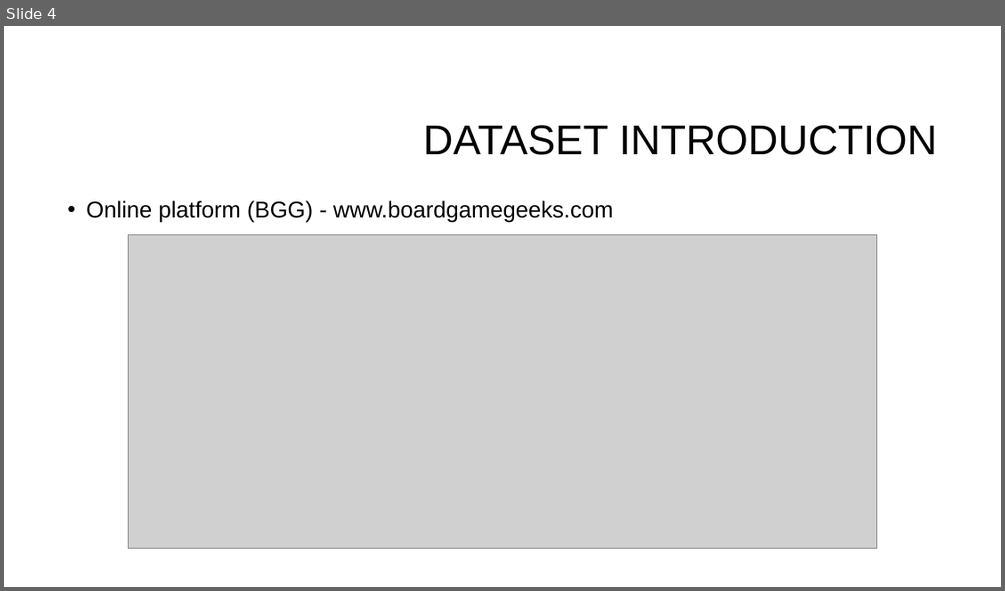
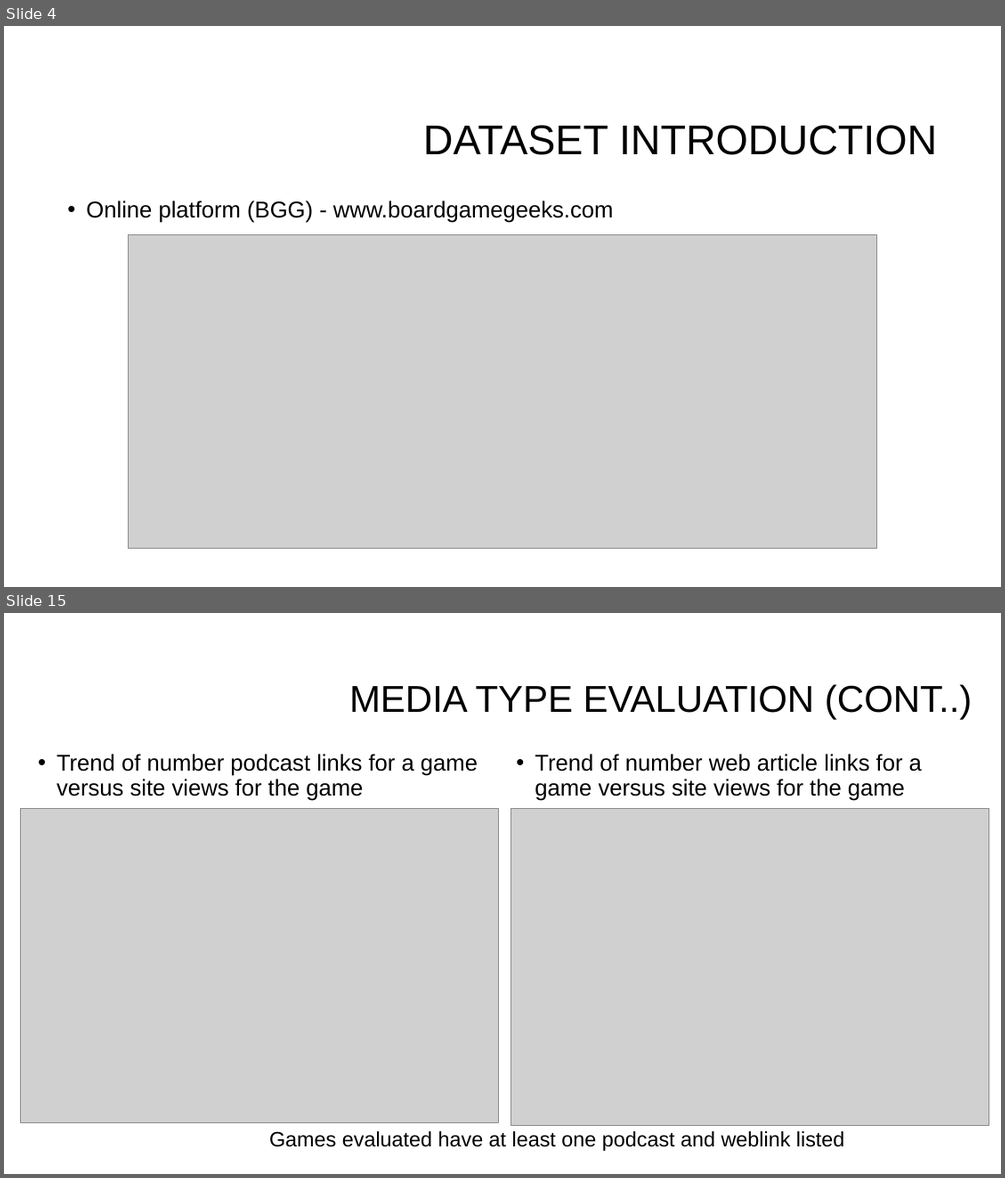
Before and after one commit to suhitasva/Python_EDA_Project_SVA, a slide deck: Boardgame_analysis_presentation.pptx. Shown one above the other, each under a label of ours: slide 4 before the commit, slides 4 and 15 after it; the slides between them are not shown. The pictures are 1005x591 and 1005x1178 pixels, drawn with LibreOffice and Linux fonts; fonts in the diff are those of the drawing; grey boxes stand for pictures; background and template pictures are left out. Boxes give left, top, right and bottom in pixels: in the first picture for what was removed or moved away, otherwise in the second. Text is boxed around its words. In the diff, an @@ line names an element or a change of style, - is before the commit and + after.

Commit message:
Slides created for site views awards and media type count analysis

```diff
--- a/Boardgame_analysis_presentation.pptx
+++ b/Boardgame_analysis_presentation.pptx
@@ slide 15 added at <box>4,613,1001,1174</box>, background #FFFFFF @@
@@ title added at <box>349,684,972,719</box>, 36 pt, text #000000 @@
+MEDIA TYPE EVALUATION (CONT..)
@@ text added at <box>57,754,477,801</box>, 22 pt, text #000000 @@
+• Trend of number podcast links for a game versus site views for the game
@@ text added at <box>534,754,922,801</box>, 22 pt, text #000000 @@
+• Trend of number web article links for a game versus site views for the game
@@ picture added at <box>20,808,499,1123</box> @@
@@ picture added at <box>511,808,989,1126</box> @@
@@ text added at <box>269,1131,844,1151</box>, 20 pt, text #000000 @@
+Games evaluated have at least one podcast and weblink listed
```
Also in this commit, not shown: 2 slides changed, 9 other slides added, 1 slide removed.
